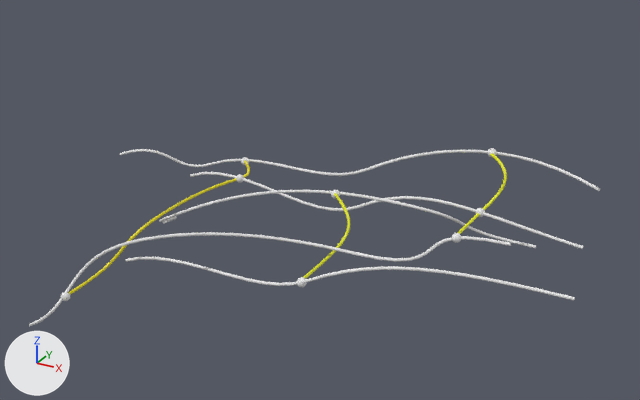
Renders of the glTF model assets/models/Elastomer_Nudel.glb from each side of a commit.
Before and after are seen from a 50 mm camera at (2.26, -6.68, 3.34) aimed at (-1.11, -0.55, 0.28). Arrows for +X, +Y and +Z are at lower left; the lights stay in place. Where no turn or scale is listed for an object, it has been applied to the vertices. Vertices at the same position are counted once.

The first picture shows 'BezierCurve', 'BezierCurve.001', 'BezierCurve.002', 'BezierCurve.003', 'BezierCurve.004', 'BezierCurve.007'.
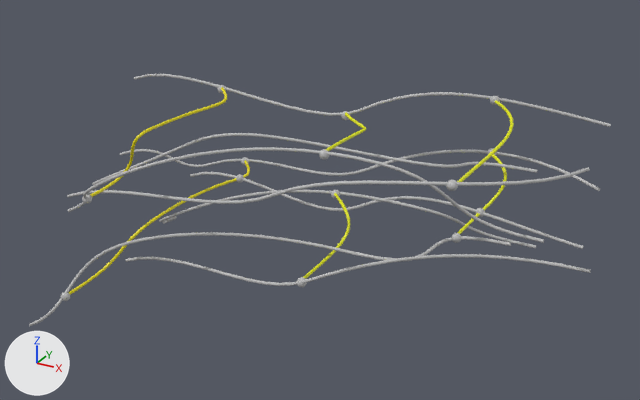
The newer file is also rescaled (x0.656), turned or shifted as a whole; pictures and numbers use the older file's frame.

Diff of the bpy script that builds the scene:
```diff
--- a/assets/models/Elastomer_Nudel.glb.py
+++ b/assets/models/Elastomer_Nudel.glb.py
@@ me_beziercurve @@
 me_beziercurve.from_pydata(...)  # 1200 vertices, 2396 faces; spans x -2.87..1.0, y -0.06..0.16, z -0.08..0.23
+# me_beziercurve part 1: 2229 faces spanning x -2.87..1.0, y -0.06..0.16, z -0.08..0.23 switch from no material to mat_material_007 (grey #bcbcbc)
@@ me_beziercurve_001 @@
 me_beziercurve_001.from_pydata(...)  # 1776 vertices, 3548 faces; spans x -2.11..1.52, y -1.62..0.23, z -0.74..0.13
+# me_beziercurve_001 part 2: 28 of the vertices in x 1.52, y 0.21..0.23, z 0.11..0.13 are mirrored in z about their middle
+# me_beziercurve_001 part 3: 3270 faces spanning x -2.11..1.52, y -1.62..0.23, z -0.74..0.13 switch from no material to mat_material_007 (grey #bcbcbc)
@@ me_beziercurve_002 @@
-me_beziercurve_002.from_pydata(...)  # 1200 vertices, 2396 faces; spans x -2.88..1.0, y -0.05..0.49, z -0.4..0.1
+me_beziercurve_002.from_pydata(...)  # 1200 vertices, 2396 faces; spans x -2.88..1.0, y -0.05..0.98, z -0.4..0.1
+# me_beziercurve_002 part 4: 576 of 1200 vertices moved; they spanned x -0.86..1.0, y 0.0..0.49, z -0.05..0.1 and now span x -0.86..1.0, y 0.01..0.98, z -0.05..0.1; mean shift (0.0, 0.27, 0.0); largest move (1.0, 0.47, 0.02) -> (1.0, 0.98, 0.02)
+# me_beziercurve_002 part 5: 2141 faces spanning x -2.88..1.0, y -0.05..0.98, z -0.4..0.1 switch from no material to mat_material_007 (grey #bcbcbc)
@@ me_beziercurve_003 @@
 me_beziercurve_003.from_pydata(...)  # 1776 vertices, 3548 faces; spans x -2.11..1.52, y -1.18..0.23, z -0.74..0.01
+# me_beziercurve_003 part 6
+# 6 vertices are removed from x -2.09..1.16, y -0.94..0.17, z -0.74..-0.01
+# 236 faces are deleted
+# 2 vertices move within x -1.82..1.05, y -0.79..0.12, z -0.52..-0.41
+# 6 vertices are added at (-2.09, -0.57, -0.74), (-1.78, -0.94, -0.5), (0.59, -0.47, 0.0), (1.05, 0.11, -0.41), (1.16, 0.16, -0.46), (-1.81, -0.79, -0.52)
+# 236 new faces join them
+# me_beziercurve_003 part 7: 3326 faces spanning x -2.11..1.52, y -1.18..0.23, z -0.74..0.01 switch from no material to mat_material_007 (grey #bcbcbc)
@@ me_beziercurve_004 @@
 me_beziercurve_004.from_pydata(...)  # 1776 vertices, 3548 faces; spans x -3.8..1.01, y -0.4..0.32, z -0.09..0.56
+# me_beziercurve_004 part 8: 3274 faces spanning x -3.8..1.01, y -0.4..0.32, z -0.09..0.56 switch from no material to mat_material_007 (grey #bcbcbc)
@@ ob_sphere_013 @@
+ob_sphere_013 = bpy.data.objects.new('Sphere.013', me_sphere_013)  # a UV sphere (32 segments, 16 rings, poles along z) spanning x -0.0411..0.0411, y -0.0411..0.0411, z -0.0411..0.0411; in mat_material_008 (grey #bcbcbc)
+ob_sphere_013.location = (0.286, -1.139, 0.913)
@@ ob_sphere_012 @@
+ob_sphere_012 = bpy.data.objects.new('Sphere.012', me_sphere_013.copy())
+ob_sphere_012.location = (0.067, 0.4, 1.088)
@@ ob_beziercurve_014 @@
+ob_beziercurve_014 = bpy.data.objects.new('BezierCurve.014', me_beziercurve_014)  # 624 vertices, 1244 faces; spans x -0.22..0.11, y -0.22..1.34, z -0.48..-0.28; in mat_material_006 (yellow #e3e700)
+ob_beziercurve_014.location = (0.278, -0.941, 1.377)
@@ ob_sphere_011 @@
+ob_sphere_011 = bpy.data.objects.new('Sphere.011', me_sphere_013.copy())
+ob_sphere_011.location = (-2.828, -1.543, 0.307)
@@ ob_sphere_010 @@
+ob_sphere_010 = bpy.data.objects.new('Sphere.010', me_sphere_013.copy())
+ob_sphere_010.location = (-2.445, -0.037, 0.938)
@@ ob_beziercurve_013 @@
+ob_beziercurve_013 = bpy.data.objects.new('BezierCurve.013', me_beziercurve_013)  # 1200 vertices, 2396 faces; spans x -0.38..0.24, y -0.81..0.73, z -0.53..0.14; in mat_material_005 (yellow #e7d900)
+ob_beziercurve_013.location = (-2.473, -0.738, 0.824)
@@ ob_sphere_009 @@
+ob_sphere_009 = bpy.data.objects.new('Sphere.009', me_sphere_013.copy())
+ob_sphere_009.location = (-0.912, -0.831, 0.825)
@@ ob_sphere_008 @@
+ob_sphere_008 = bpy.data.objects.new('Sphere.008', me_sphere_013.copy())
+ob_sphere_008.location = (-1.145, -0.006, 0.874)
@@ ob_beziercurve_012 @@
+ob_beziercurve_012 = bpy.data.objects.new('BezierCurve.012', me_beziercurve_012)  # 624 vertices, 1244 faces; spans x -0.218..0.113, y 0.067..0.915, z -0.555..-0.474; in mat_material_004 (yellow #e3e700)
+ob_beziercurve_012.location = (-0.944, -0.911, 1.386)
@@ ob_beziercurve_011 @@
+ob_beziercurve_011 = bpy.data.objects.new('BezierCurve.011', me_beziercurve_011)  # 1200 vertices, 2396 faces; spans x -3.31..1.01, y -0.25..1.05, z -0.7..0.1; in mat_material_007 (grey #bcbcbc)
+ob_beziercurve_011.location = (0.032, -1.287, 0.841)
@@ ob_beziercurve_010 @@
+ob_beziercurve_010 = bpy.data.objects.new('BezierCurve.010', me_beziercurve_010)  # 1776 vertices, 3548 faces; spans x -2.39..1.52, y -1.22..0.0, z -0.74..-0.1; in mat_material_007 (grey #bcbcbc)
+ob_beziercurve_010.location = (-1.017, 0.347, 0.813)
@@ ob_beziercurve_009 @@
+ob_beziercurve_009 = bpy.data.objects.new('BezierCurve.009', me_beziercurve_009)  # 1200 vertices, 2396 faces; spans x -3.5..1.0, y -0.06..0.64, z -0.08..0.23; in mat_material_007 (grey #bcbcbc)
+ob_beziercurve_009.location = (0.0, 0.0, 0.921)
@@ ob_beziercurve_008 @@
+ob_beziercurve_008 = bpy.data.objects.new('BezierCurve.008', me_beziercurve_008)  # 1776 vertices, 3548 faces; spans x -2.11..1.78, y -1.18..0.23, z -0.74..0.02; in mat_material_007 (grey #bcbcbc)
+ob_beziercurve_008.location = (-1.017, -0.49, 0.842)
```

Pixel boxes [x1, y1, x2, y2] of what changed, in the pictures (640 x 400 px; the box of a moved part takes in the faces that stretch with it):
'BezierCurve.002', reshaped (27% shorter)
    before: [125, 257, 575, 301]
    after: [125, 254, 591, 286]
'BezierCurve.011', added
    after: [67, 167, 590, 204]
'BezierCurve.008', added
    after: [68, 147, 544, 243]
'BezierCurve.009', added
    after: [134, 74, 611, 127]
'BezierCurve.010', added
    after: [92, 133, 538, 185]
'BezierCurve.013', added (yellow)
    after: [90, 87, 227, 197]
'BezierCurve.014', added
    after: [457, 100, 514, 182]
'BezierCurve.012', added
    after: [325, 112, 366, 151]
'Sphere.013', added
    after: [446, 180, 458, 191]
'Sphere.009', added
    after: [319, 149, 329, 160]
'Sphere.011', added
    after: [82, 194, 92, 204]
'Sphere.012', added
    after: [490, 96, 500, 105]
'Sphere.008', added
    after: [341, 111, 349, 120]
'Sphere.010', added
    after: [217, 85, 226, 94]
part 1 of me_beziercurve, recoloured (white to grey)
    both: [203, 172, 584, 249]
part 2 of me_beziercurve_001, moved or reshaped
    both: [485, 239, 511, 246]
part 3 of me_beziercurve_001, recoloured (white to grey)
    both: [29, 232, 511, 326]
part 4 of me_beziercurve_002, moved or reshaped
    before: [307, 266, 575, 301]
    after: [307, 254, 591, 282]
part 5 of me_beziercurve_002, recoloured (white to grey)
    both: [135, 257, 308, 286]
part 6 of me_beziercurve_003, moved or reshaped
    both: [164, 191, 503, 241]
part 7 of me_beziercurve_003, recoloured
    both: [159, 190, 536, 248]
part 8 of me_beziercurve_004, recoloured (white to grey)
    both: [134, 149, 591, 184]
